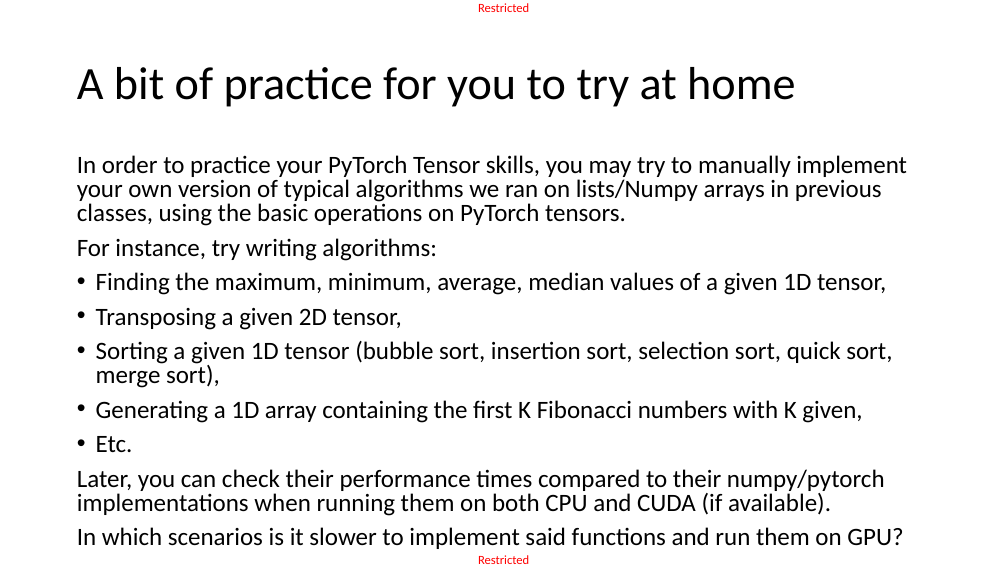
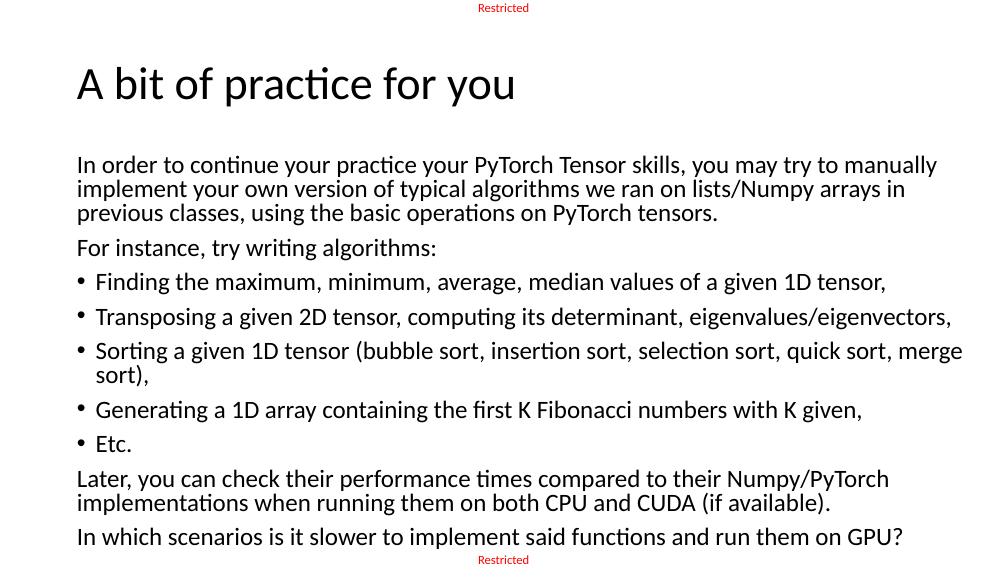
Before and after one commit to matthieudemari/SUTD_DL_50_039, a slide deck: slide 45 of W3/1. W3S1 final/W3S1.pptx (slide 44 before the commit). Drawn at 1008x567 pixels with LibreOffice and Linux fonts; fonts in the diff are those of the drawing. Boxes give left, top, right and bottom in pixels: in the first picture for what was removed or moved away, otherwise in the second. Text is boxed around its words. In the diff, an @@ line names an element or a change of style, - is before the commit and + after.

Commit message:
Added Practice notebook on PyTorch tensors to W3S1.

```diff
--- a/W3/1. W3S1 final/W3S1.pptx
+++ b/W3/1. W3S1 final/W3S1.pptx
@@ title at (x1=77, y1=67, x2=516, y2=107): text changed @@
-A bit of practice for you to try at home
+A bit of practice for you
@@ text at (x1=77, y1=155, x2=937, y2=226): text changed @@
-In order to practice your PyTorch Tensor skills, you may try to manually implement your own version of typical algorithms we ran on lists/Numpy arrays in previous classes, using the basic operations on PyTorch tensors.
+In order to continue your practice your PyTorch Tensor skills, you may try to manually implement your own version of typical algorithms we ran on lists/Numpy arrays in previous classes, using the basic operations on PyTorch tensors.
@@ text at (x1=96, y1=307, x2=951, y2=330): text changed @@
-• Transposing a given 2D tensor,
+• Transposing a given 2D tensor, computing its determinant, eigenvalues/eigenvectors,
@@ text at (x1=77, y1=469, x2=889, y2=516): text changed @@
-Later, you can check their performance times compared to their numpy/pytorch implementations when running them on both CPU and CUDA (if available).
+Later, you can check their performance times compared to their Numpy/PyTorch implementations when running them on both CPU and CUDA (if available).
```
Also in this commit, not shown: 9 other slides changed, 1 slide added, 4 other files.
